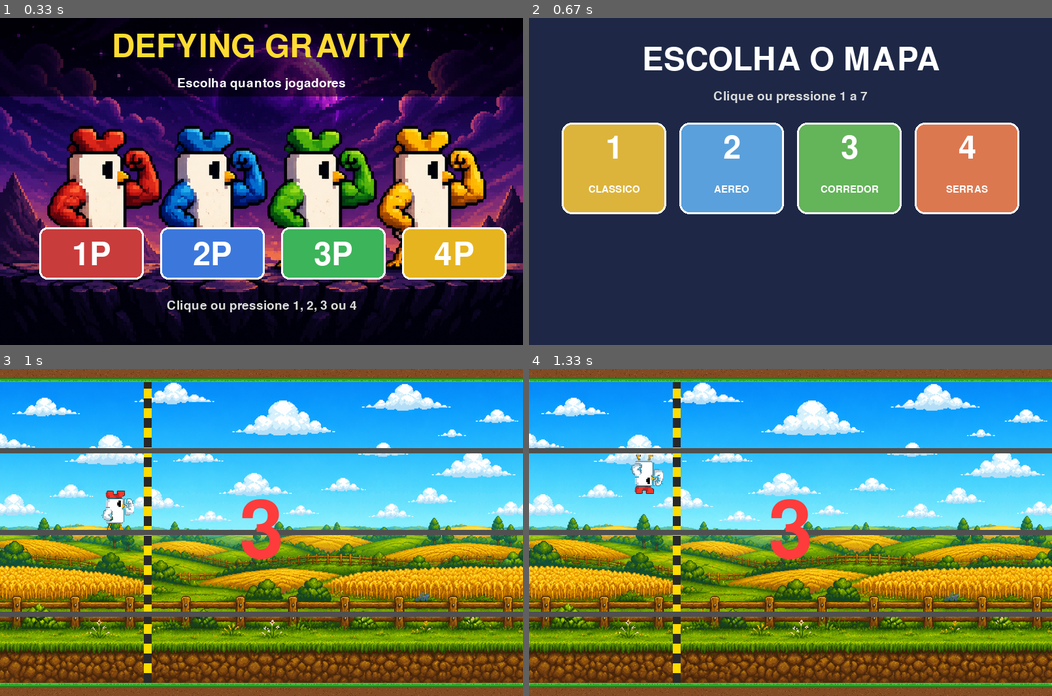
Above: before the commit, frames 1-4 (two rows, left to right).
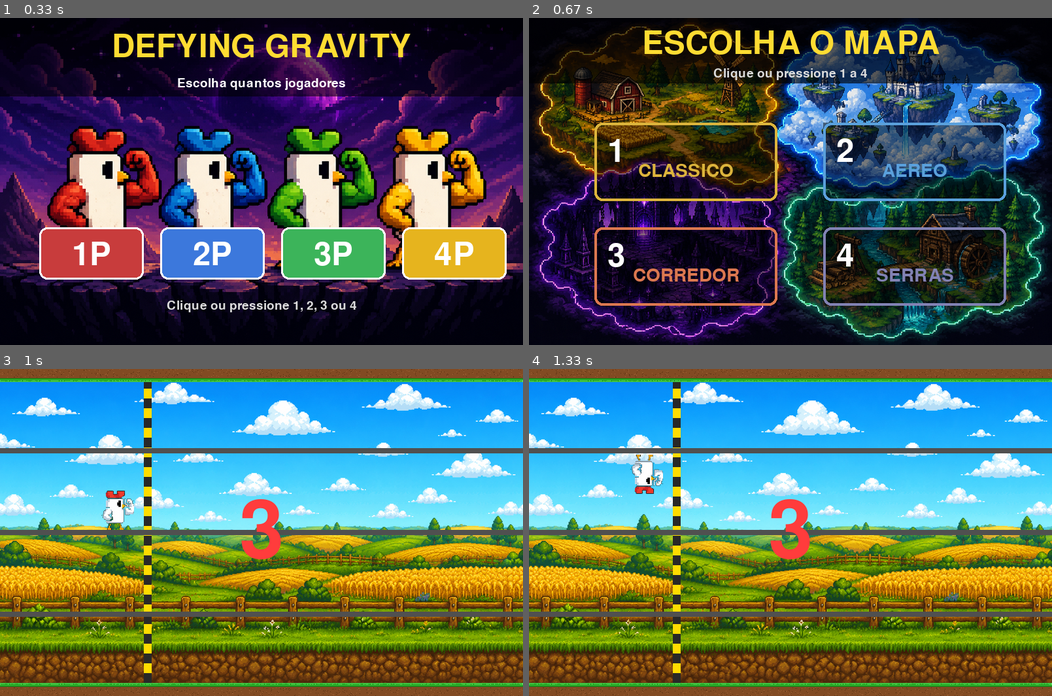
Above: after the commit, the same moments.

Repository: leomarsolla/pygameleomarcondes
Game: pygame game, started from jogo.py
Same seed, same stepped clock (60 frames per second), same inputs: the game is played once before the commit and once after it.
Inputs:
- Up to frame 1 (0.33 s): no input
- Up to frame 2 (0.67 s): click "1P" at 0.38 s
- Up to frame 3 (1 s): click "1" at 0.72 s
- Up to frame 4 (1.33 s): tap Space at 1 s

Frame 1 is identical in both runs. In frame 2, 96% of the frame differs, in the area x 0-100%, y 0-100%; in frame 3, nothing differs; in frame 4, nothing differs.

Commit message:
v32 - menu de mapas

Diff:
--- a/jogo.py
+++ b/jogo.py
@@ -913,9 +913,9 @@
     selecionando = True
     mapa = None
     cores_mapas = [
-        (220, 180, 60), (90, 160, 220), (100, 180, 90),
-        (220, 120, 80), (130, 130, 180), (180, 60, 200), (180, 30, 60),
+        (220, 180, 60), (90, 160, 220), (220, 120, 80), (130, 130, 180),
     ]
+    nomes_mapas = ['CLASSICO', 'AEREO', 'CORREDOR', 'SERRAS']
     while selecionando:
         clock.tick(FPS)
         for event in pygame.event.get():
@@ -924,35 +924,44 @@
                 exit()
             if event.type == pygame.MOUSEBUTTONDOWN:
                 mx, my = event.pos
-                for i in range(7):
-                    col = i % 4
-                    row = i // 4
-                    box_x = 50 + col * 180
+                for i in range(4):
+                    col = i % 2
+                    row = i // 2
+                    box_x = 100 + col * 350
                     box_y = 160 + row * 160
-                    if box_x <= mx <= box_x + 160 and box_y <= my <= box_y + 140:
+                    if box_x <= mx <= box_x + 280 and box_y <= my <= box_y + 120:
                         mapa = i
                         selecionando = False
             if event.type == pygame.KEYDOWN:
                 if pygame.K_1 <= event.key <= pygame.K_4:
                     mapa = event.key - pygame.K_1
                     selecionando = False
-        window.fill((30, 40, 70))
-        titulo = font_big.render('ESCOLHA O MAPA', True, (255, 255, 255))
-        window.blit(titulo, (WIDTH // 2 - titulo.get_width() // 2, 40))
-        sub = font_small.render('Clique ou pressione 1 a 7', True, (220, 220, 220))
-        window.blit(sub, (WIDTH // 2 - sub.get_width() // 2, 110))
+
+        window.blit(bg_menu_mapa, (0, 0))
+
+        overlay = pygame.Surface((WIDTH, 100), pygame.SRCALPHA)
+        overlay.fill((0, 0, 0, 160))
+        window.blit(overlay, (0, 0))
+
+        titulo = font_big.render('ESCOLHA O MAPA', True, (255, 220, 50))
+        window.blit(titulo, (WIDTH // 2 - titulo.get_width() // 2, 15))
+        sub = font_small.render('Clique ou pressione 1 a 4', True, (220, 220, 220))
+        window.blit(sub, (WIDTH // 2 - sub.get_width() // 2, 75))
+
         for i in range(4):
-            col = i % 4
-            row = i // 4
-            box_x = 50 + col * 180
+            col = i % 2
+            row = i // 2
+            box_x = 100 + col * 350
             box_y = 160 + row * 160
-            pygame.draw.rect(window, cores_mapas[i], (box_x, box_y, 160, 140), border_radius=15)
-            pygame.draw.rect(window, (255, 255, 255), (box_x, box_y, 160, 140), 3, border_radius=15)
+            s = pygame.Surface((280, 120), pygame.SRCALPHA)
+            s.fill((0, 0, 0, 120))
+            window.blit(s, (box_x, box_y))
+            pygame.draw.rect(window, cores_mapas[i], (box_x, box_y, 280, 120), 4, border_radius=12)
             num = font_big.render(str(i + 1), True, (255, 255, 255))
-            window.blit(num, (box_x + 80 - num.get_width() // 2, box_y + 15))
-            nome = MAPAS_CONFIG[i]['nome']
-            label = font_tiny.render(nome, True, (255, 255, 255))
-            window.blit(label, (box_x + 80 - label.get_width() // 2, box_y + 95))
+            window.blit(num, (box_x + 20, box_y + 20))
+            nome = font_med.render(nomes_mapas[i], True, cores_mapas[i])
+            window.blit(nome, (box_x + 140 - nome.get_width() // 2, box_y + 60))
+
         pygame.display.update()
     return mapa
 
